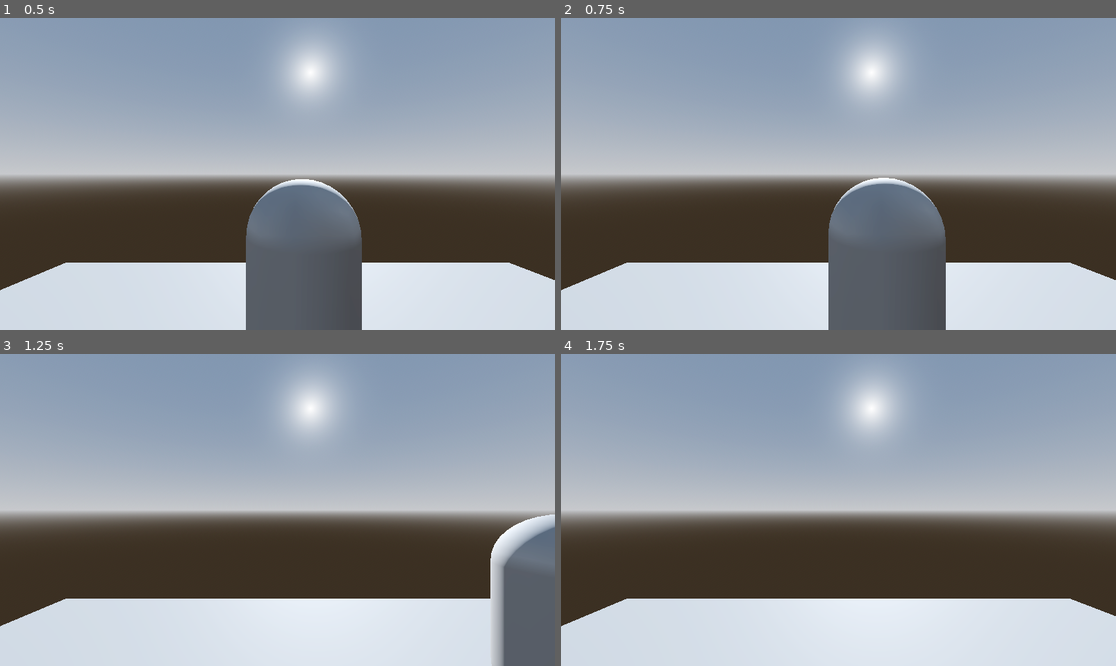
Above: before the commit, frames 1-4 (two rows, left to right).
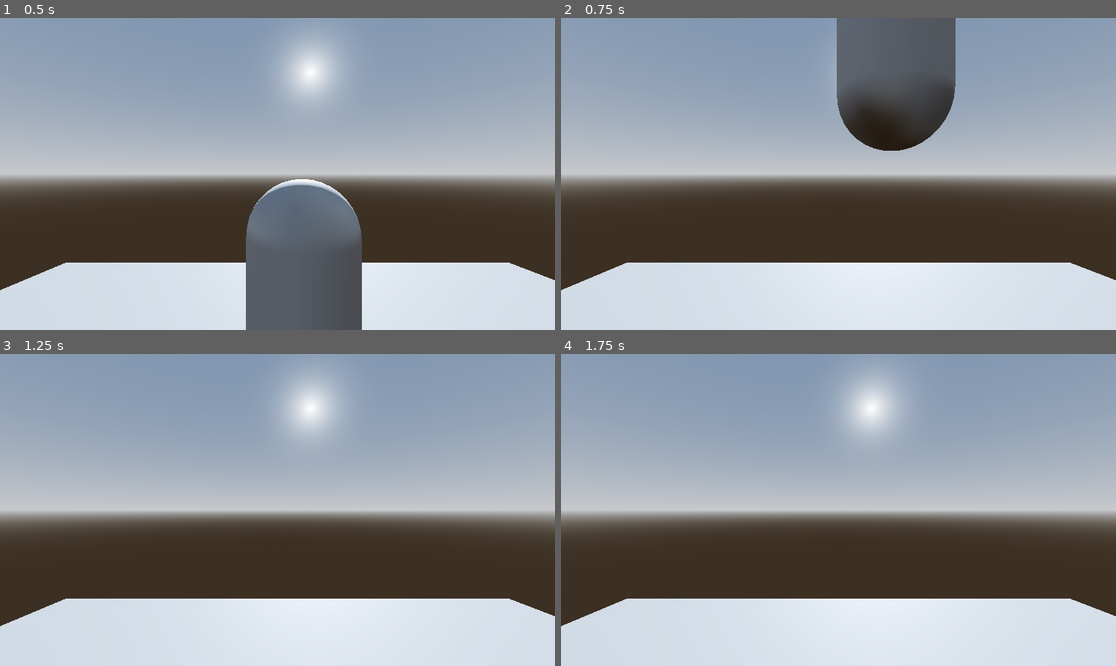
Above: after the commit, the same moments.

Repository: removeableox/Santiago
Game: Godot game, scene res://level.tscn
Same seed, same stepped clock (60 frames per second), same inputs: the game is played once before the commit and once after it.
Inputs:
- Up to frame 1 (0.5 s): no input
- Up to frame 2 (0.75 s): hold D (move_right) from 0.53 s (still down); tap Space (move_jump, bound only after the commit) at 0.6 s
- Up to frame 3 (1.25 s): keep holding D (move_right); tap Space (move_jump, bound only after the commit) at 0.77, 1.07 s
- Up to frame 4 (1.75 s): release D (move_right) at 1.28 s; hold S (move_back) from 1.28 s (still down); tap Space (move_jump, bound only after the commit) at 1.35, 1.52 s

Frame 1 is identical in both runs. In frame 2, 18% of the frame differs, in the area x 48-72%, y 0-100%; in frame 3, 5.2%; in frame 4, nothing differs.

Commit message:
added new feature(jump)

Diff:
--- a/Player.gd
+++ b/Player.gd
@@ -1,10 +1,12 @@
 extends RigidBody3D
 
+# Variables
+var jump_force = 20.0  # Adjust as needed for the jump height
+var is_on_ground = false  # Track whether the character is on the ground
 
 # Called when the node enters the scene tree for the first time.
 func _ready():
 	pass # Replace with function body.
-
 
 # Called every frame. 'delta' is the elapsed time since the previous frame.
 func _physics_process(delta):
@@ -15,3 +17,22 @@
 	if input_vector != Vector3.ZERO:
 		print("Input Vector:", input_vector)
 		apply_central_force(input_vector * 1200.0 * delta)
+
+	if Input.is_action_just_pressed("move_jump") and is_on_ground:
+		apply_central_impulse(Vector3(0, jump_force, 0))
+
+func _integrate_forces(state):
+	# Check if the body is on the ground
+	is_on_ground = is_on_floor(state)
+
+func is_on_floor(state):
+	# Cast a ray down to check for ground contact
+	var from = global_transform.origin
+	var to = from + Vector3(0, -1, 0)
+	var space_state = get_world_3d().direct_space_state
+	var params = PhysicsRayQueryParameters3D.new()
+	params.from = from
+	params.to = to
+	params.exclude = [self]
+	var result = space_state.intersect_ray(params)
+	return result.size() > 0
--- a/project.godot
+++ b/project.godot
@@ -43,6 +43,11 @@
 "events": [Object(InputEventKey,"resource_local_to_scene":false,"resource_name":"","device":-1,"window_id":0,"alt_pressed":false,"shift_pressed":false,"ctrl_pressed":false,"meta_pressed":false,"pressed":false,"keycode":0,"physical_keycode":83,"key_label":0,"unicode":115,"echo":false,"script":null)
 ]
 }
+move_jump={
+"deadzone": 0.5,
+"events": [Object(InputEventKey,"resource_local_to_scene":false,"resource_name":"","device":-1,"window_id":0,"alt_pressed":false,"shift_pressed":false,"ctrl_pressed":false,"meta_pressed":false,"pressed":false,"keycode":0,"physical_keycode":32,"key_label":0,"unicode":32,"echo":false,"script":null)
+]
+}
 
 [rendering]
 
